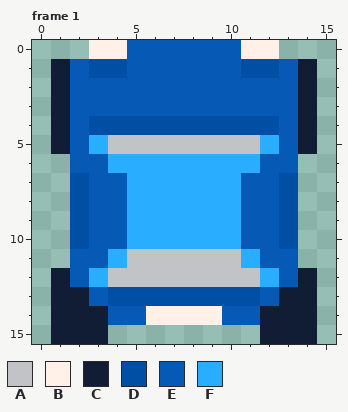
File history of a pixel-art file, resources/ase/car.ase. Above: the version before the commit.
16x16 pixels, 1 frame. Shown: frame 1. The commit also changed other frames, which this record leaves out.
Palette (. is transparent): A #c2c3c7  B #fff1e8  C #111d35  D #004fa4  E #065ab5  F #29adff
Pixels before, frame 1, first column x 1:
 0 ..BBEEEEEEBB..
 1 CEDDEEEEEEDDEC
 2 CEEEEEEEEEEEEC
 3 CEEEEEEEEEEEEC
 4 CEDDDDDDDDDDEC
 5 CEFAAAAAAAAFEC
 6 .EEFFFFFFFFEE.
 7 .DEEFFFFFFEED.
 8 .DEEFFFFFFEED.
 9 .DEEFFFFFFEED.
10 .DEEFFFFFFEED.
11 .EEFAAAAAAFEE.
12 CEFAAAAAAAAFEC
13 CCEDDDDDDDDECC
14 CCCEEBBBBEECCC
15 CCC........CCC
New version:
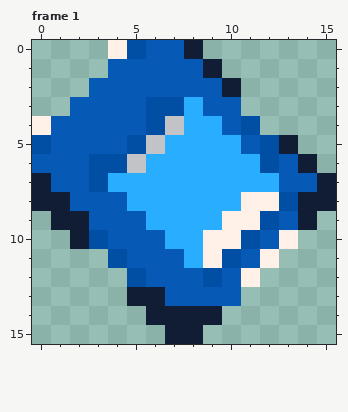
From old to new:
Changed rows in their new state; - is an unchanged pixel.
Frame 1:
first column x 0:
 0 ---.-D--C....---
 1 -...E----C.....-
 2 -..-------C....-
 3 -.----DDF--....-
 4 BE-EEE-AFFE-...-
 5 DE-EED-FFFFEDC.-
 6 EE-DDA------D-C-
 7 CEEDF------FFEEC
 8 CCE--------BB-CC
 9 -CC--E----BBDEC-
10 --CD-EE--BBD-B--
11 --..DEEEFBDEB.--
12 -....DEEEDEB...-
13 -....CCEEEE....-
14 -.....CCCC.....-
15 -...---CC---...-
Pixel boxes of the changes (left, top, right, bottom) in both pictures:
changed: (32, 40, 336, 344)
